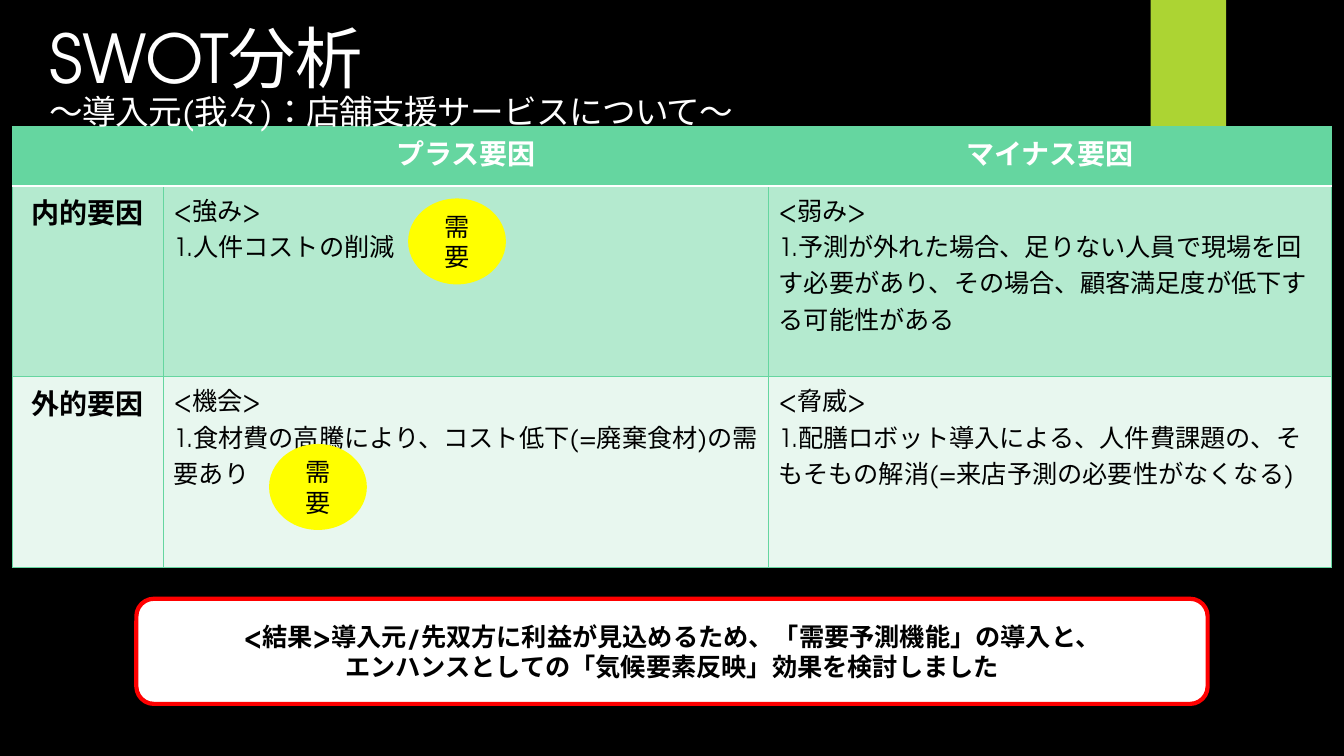
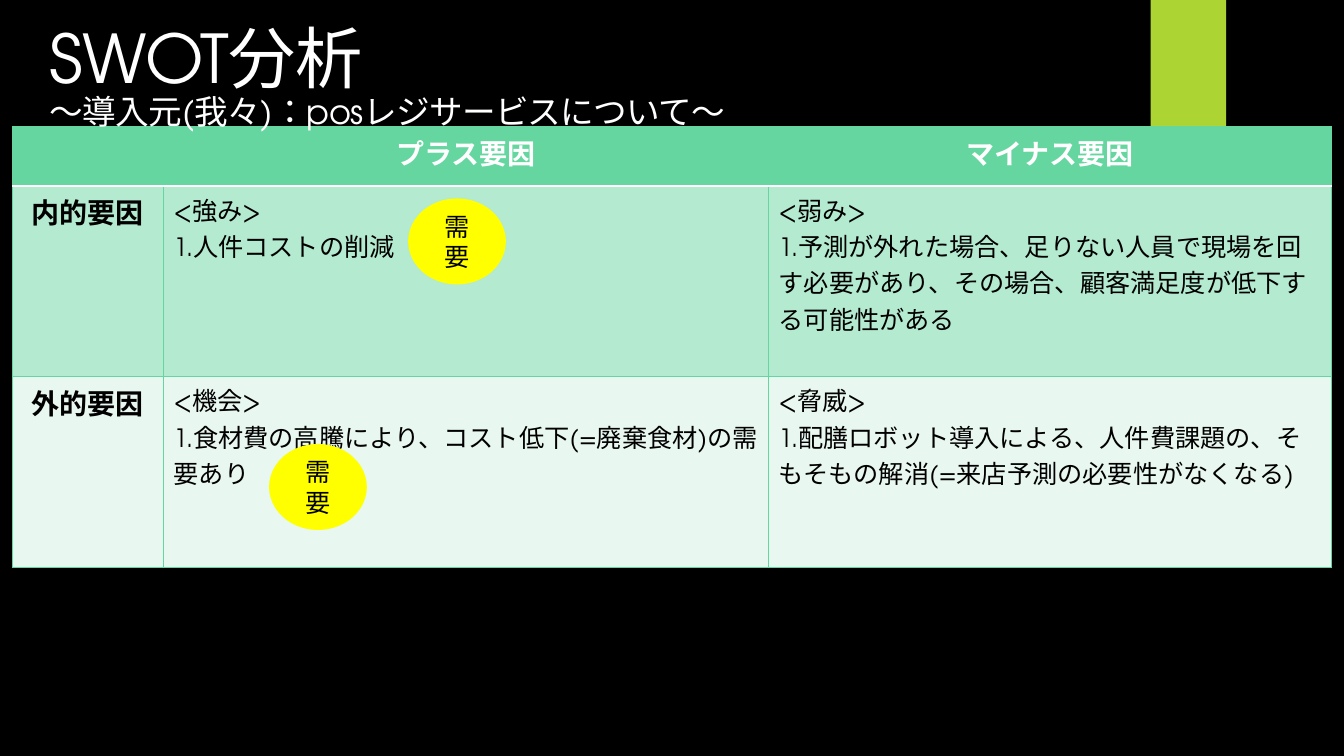
Before and after one commit to SYCastle/data_analysis, a slide deck: slide 7 of 分析提案書_サンプル.pptx. Drawn at 1344x756 pixels with LibreOffice and Linux fonts; fonts in the diff are those of the drawing; background and template pictures are left out. Boxes give left, top, right and bottom in pixels: in the first picture for what was removed or moved away, otherwise in the second. Text is boxed around its words. In the diff, an @@ line names an element or a change of style, - is before the commit and + after.

```diff
--- a/分析提案書_サンプル.pptx
+++ b/分析提案書_サンプル.pptx
@@ text at [50, 96, 725, 134]: text changed @@
-～導入元(我々)：店舗支援サービスについて～
+～導入元(我々)：posレジサービスについて～
@@ rounded rectangle removed at [136, 599, 1208, 704] @@
-<結果>導入元/先双方に利益が見込めるため、「需要予測機能」の導入と、
-エンハンスとしての「気候要素反映」効果を検討しました
```
Also in this commit, not shown: 7 other slides changed, 1 slide added.
